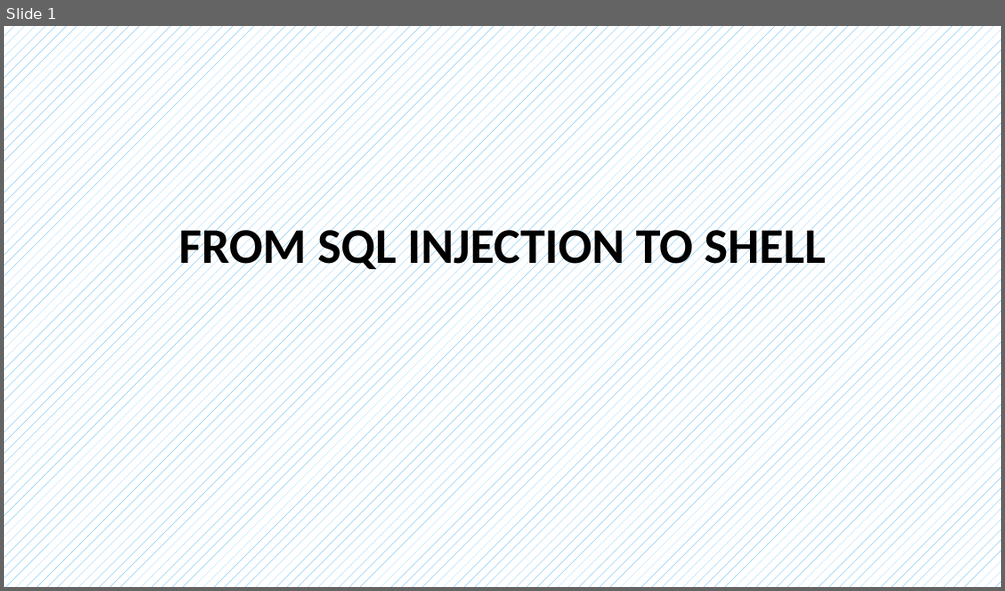
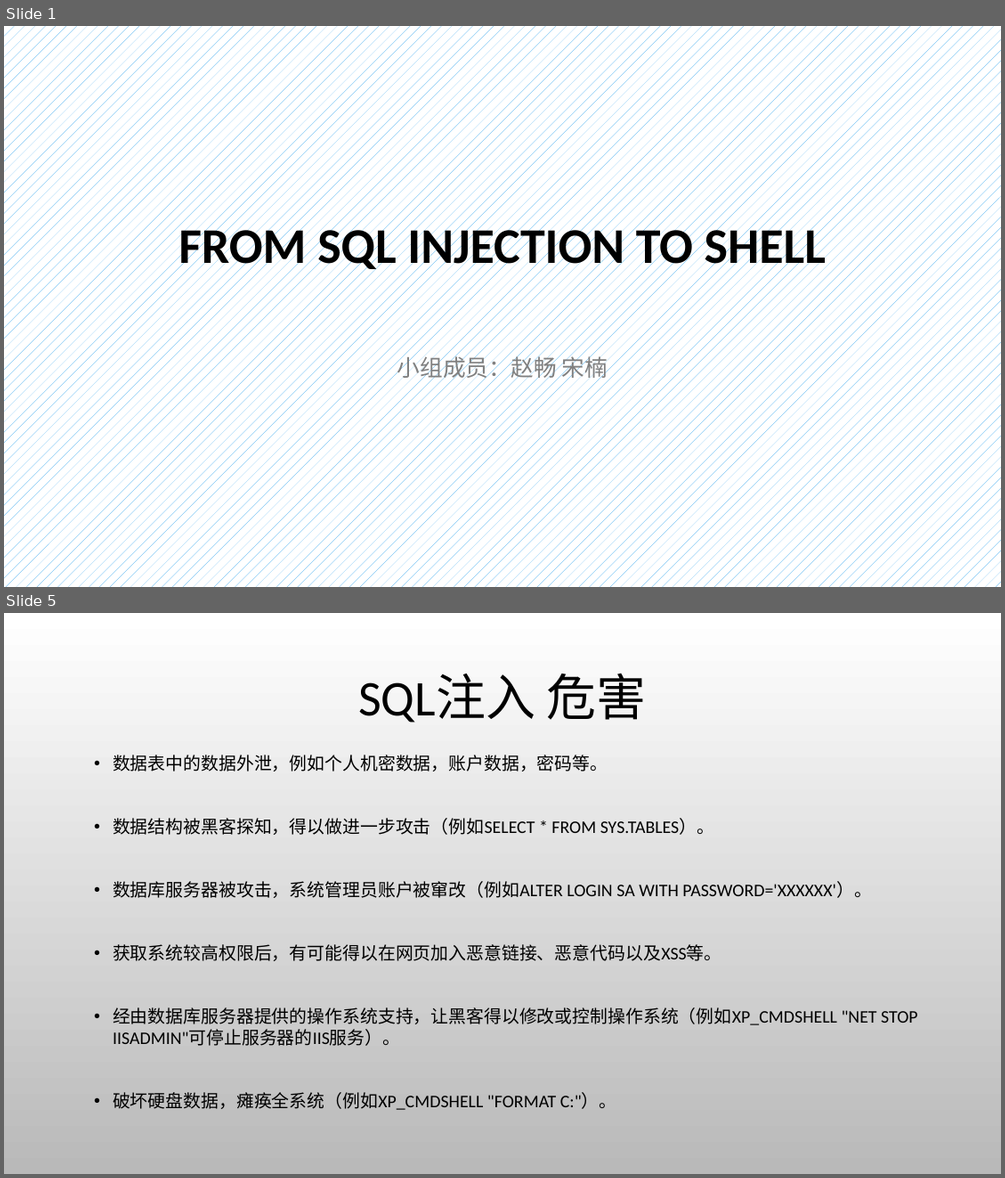
Before and after one commit to CUCCS/ns, a slide deck: 2016-2/zc_snRNA/FlippedClassroom_FromSqlInjectionToShell/From SQL injection to Shell.pptx. Shown one above the other, each under a label of ours: slide 1 before the commit, slides 1 and 5 after it; the slides between them are not shown. The pictures are 1005x591 and 1005x1178 pixels, drawn with LibreOffice and Linux fonts; fonts in the diff are those of the drawing; background and template pictures are left out. Boxes give left, top, right and bottom in pixels: in the first picture for what was removed or moved away, otherwise in the second. Text is boxed around its words. In the diff, an @@ line names an element or a change of style, - is before the commit and + after.

Commit message:
ppt完整版No.1（待修改）

```diff
--- a/2016-2/zc_snRNA/FlippedClassroom_FromSqlInjectionToShell/From SQL injection to Shell.pptx
+++ b/2016-2/zc_snRNA/FlippedClassroom_FromSqlInjectionToShell/From SQL injection to Shell.pptx
@@ slide 5 added at (x1=4, y1=613, x2=1001, y2=1174), background picture (left out) @@
@@ title added at (x1=358, y1=673, x2=647, y2=722), 48 pt, text #000000 @@
+SQL注入 危害
@@ text added at (x1=113, y1=755, x2=918, y2=1110), 17 pt, text #000000 @@
+• 数据表中的数据外泄，例如个人机密数据，账户数据，密码等。
+• 数据结构被黑客探知，得以做进一步攻击（例如SELECT * FROM SYS.TABLES）。
+• 数据库服务器被攻击，系统管理员账户被窜改（例如ALTER LOGIN SA WITH PASSWORD='XXXXXX'）。
+• 获取系统较高权限后，有可能得以在网页加入恶意链接、恶意代码以及XSS等。
+• 经由数据库服务器提供的操作系统支持，让黑客得以修改或控制操作系统（例如XP_CMDSHELL "NET STOP IISADMIN"可停止服务器的IIS服务）。
+• 破坏硬盘数据，瘫痪全系统（例如XP_CMDSHELL "FORMAT C:"）。
@@ slide 1 changed as well @@
@@ subtitle added at (x1=397, y1=352, x2=607, y2=381), 22 pt, text #808080 @@
+小组成员：赵畅 宋楠
```
Also in this commit, not shown: 9 other slides changed, 17 other slides added, 9 slides removed.
